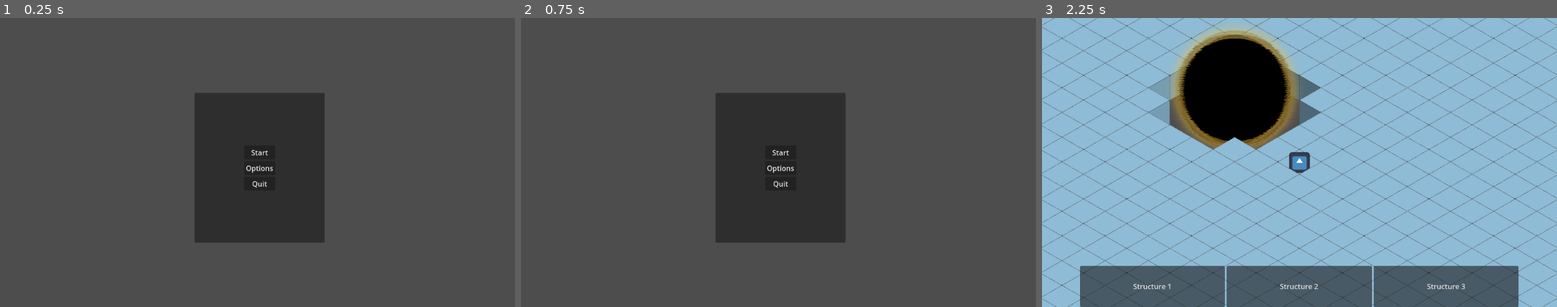
Above: before the commit, frames 1-3 (left to right).
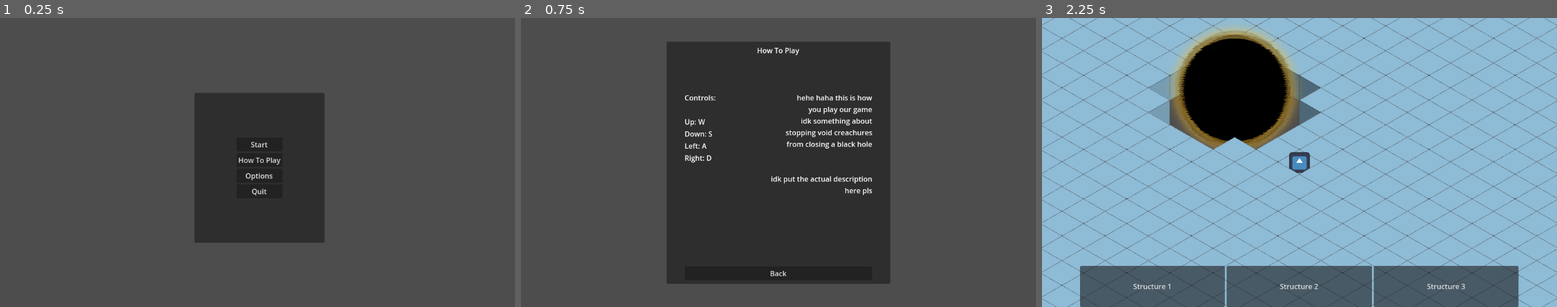
Above: after the commit, the same moments.

Repository: jkostello/Godot-Wild-Jam-69
Game: Godot game, scene res://UI/start_menu.tscn
Same seed, same stepped clock (60 frames per second), same inputs: the game is played once before the commit and once after it. This scene is started directly instead of the project's main scene. The engine's default icon, where the game draws it, is replaced by a stand-in: a white triangle on a blue panel in a dark square.
Inputs (mouse positions are in pixels of both pictures, inside the frame that each line leads up to):
- Up to frame 1 (0.25 s): no input
- Up to frame 2 (0.75 s): click (778, 159) at 0.5 s, where only the run after the commit has a clickable "How To Play"
- Up to frame 3 (2.25 s): click (1299, 272) at 1.25 s, where only the run after the commit has a clickable "Back"; click "Start" at 2 s

The runs differ from the first frame. In frame 1, 0.3% of the frame differs, in the area x 46-55%, y 42-62%; in frame 2, 24%, in the area x 28-72%, y 8-92%; in frame 3, nothing differs.

Commit message:
Updated How To Play
Updated how to play screen, made functional, commented code

Diff:
--- /dev/null
+++ b/UI/how_to_play.gd
@@ -0,0 +1,12 @@
+extends Control
+
+func _ready():
+	update_controls()
+
+# Called when scene is shown
+# Ensures controls are displayed properly
+func update_controls():
+	%upLabel.text = "Up: " + InputMap.action_get_events("up")[0].as_text().trim_suffix(" (Physical)")
+	%downLabel.text = "Down: " + InputMap.action_get_events("down")[0].as_text().trim_suffix(" (Physical)")
+	%leftLabel.text = "Left: " + InputMap.action_get_events("left")[0].as_text().trim_suffix(" (Physical)")
+	%rightLabel.text = "Right: " + InputMap.action_get_events("right")[0].as_text().trim_suffix(" (Physical)")
--- a/UI/how_to_play.tscn
+++ b/UI/how_to_play.tscn
@@ -1,9 +1,116 @@
-[gd_scene format=3 uid="uid://bg3hqbij4tfk6"]
+[gd_scene load_steps=2 format=3 uid="uid://bg3hqbij4tfk6"]
 
-[node name="Control" type="Control"]
+[ext_resource type="Script" path="res://UI/how_to_play.gd" id="1_ii15c"]
+
+[node name="HowToPlay" type="Control"]
 layout_mode = 3
 anchors_preset = 15
 anchor_right = 1.0
 anchor_bottom = 1.0
 grow_horizontal = 2
 grow_vertical = 2
+script = ExtResource("1_ii15c")
+
+[node name="Panel" type="Panel" parent="."]
+layout_mode = 1
+anchors_preset = 8
+anchor_left = 0.5
+anchor_top = 0.5
+anchor_right = 0.5
+anchor_bottom = 0.5
+offset_left = -250.0
+offset_top = -271.5
+offset_right = 250.0
+offset_bottom = 271.5
+grow_horizontal = 2
+grow_vertical = 2
+
+[node name="MarginContainer" type="MarginContainer" parent="Panel"]
+layout_mode = 1
+anchors_preset = 15
+anchor_right = 1.0
+anchor_bottom = 1.0
+grow_horizontal = 2
+grow_vertical = 2
+theme_override_constants/margin_left = 40
+theme_override_constants/margin_top = 8
+theme_override_constants/margin_right = 40
+theme_override_constants/margin_bottom = 8
+
+[node name="VBoxContainer" type="VBoxContainer" parent="Panel/MarginContainer"]
+layout_mode = 2
+
+[node name="TitleLabel" type="Label" parent="Panel/MarginContainer/VBoxContainer"]
+layout_mode = 2
+size_flags_horizontal = 4
+size_flags_vertical = 0
+text = "How To Play"
+
+[node name="Spacer" type="Label" parent="Panel/MarginContainer/VBoxContainer"]
+layout_mode = 2
+text = "
+
+
+"
+
+[node name="HBoxContainer" type="HBoxContainer" parent="Panel/MarginContainer/VBoxContainer"]
+layout_mode = 2
+
+[node name="controlsContainer" type="VBoxContainer" parent="Panel/MarginContainer/VBoxContainer/HBoxContainer"]
+layout_mode = 2
+
+[node name="Controls" type="Label" parent="Panel/MarginContainer/VBoxContainer/HBoxContainer/controlsContainer"]
+layout_mode = 2
+text = "Controls:"
+
+[node name="Spacer" type="Label" parent="Panel/MarginContainer/VBoxContainer/HBoxContainer/controlsContainer"]
+layout_mode = 2
+
+[node name="upLabel" type="Label" parent="Panel/MarginContainer/VBoxContainer/HBoxContainer/controlsContainer"]
+unique_name_in_owner = true
+layout_mode = 2
+text = "Up: W"
+
+[node name="downLabel" type="Label" parent="Panel/MarginContainer/VBoxContainer/HBoxContainer/controlsContainer"]
+unique_name_in_owner = true
+layout_mode = 2
+text = "Down: S"
+
+[node name="leftLabel" type="Label" parent="Panel/MarginContainer/VBoxContainer/HBoxContainer/controlsContainer"]
+unique_name_in_owner = true
+layout_mode = 2
+text = "Left: A
+"
+
+[node name="rightLabel" type="Label" parent="Panel/MarginContainer/VBoxContainer/HBoxContainer/controlsContainer"]
+unique_name_in_owner = true
+layout_mode = 2
+text = "Right: D"
+
+[node name="Spacer" type="Control" parent="Panel/MarginContainer/VBoxContainer/HBoxContainer"]
+layout_mode = 2
+size_flags_horizontal = 3
+
+[node name="descriptionContainer" type="VBoxContainer" parent="Panel/MarginContainer/VBoxContainer/HBoxContainer"]
+layout_mode = 2
+
+[node name="Description" type="Label" parent="Panel/MarginContainer/VBoxContainer/HBoxContainer/descriptionContainer"]
+layout_mode = 2
+text = "hehe haha this is how
+you play our game
+idk something about
+stopping void creachures
+from closing a black hole
+
+
+idk put the actual description
+here pls"
+horizontal_alignment = 2
+
+[node name="Spacer2" type="Control" parent="Panel/MarginContainer/VBoxContainer"]
+layout_mode = 2
+size_flags_vertical = 3
+
+[node name="BackButton" type="Button" parent="Panel/MarginContainer/VBoxContainer"]
+layout_mode = 2
+text = "Back"
--- a/UI/start_menu.gd
+++ b/UI/start_menu.gd
@@ -1,24 +1,40 @@
 extends Control
 
 @onready var optionsBackButton = get_node("Options/PanelContainer/MarginContainer/VBoxContainer/BackButton")
+@onready var playBackButton = get_node("HowToPlay/Panel/MarginContainer/VBoxContainer/BackButton")
 
 # Hide options on start
 func _ready():
 	$Options.hide()
+	$HowToPlay.hide()
 	optionsBackButton.pressed.connect(_on_options_back_button_pressed)
+	playBackButton.pressed.connect(_on_play_back_button_pressed)
 
 # Change to main level
 func _on_start_pressed():
 	get_tree().change_scene_to_file("res://test_1.tscn")
 
-#
+# Update control text, show how to play screen
+func _on_how_to_play_pressed():
+	$HowToPlay.update_controls()
+	$HowToPlay.show()
+	$MainPanel.hide()
+
+# Show options screen
 func _on_options_pressed():
 	$Options.show()
 	$MainPanel.hide()
 
+# Quit game
 func _on_quit_pressed():
 	get_tree().quit()
 
+# Hide options screen, show main screen
 func _on_options_back_button_pressed():
 	$Options.hide()
 	$MainPanel.show()
+
+# Hide how to play screen, show main screen
+func _on_play_back_button_pressed():
+	$HowToPlay.hide()
+	$MainPanel.show()
--- a/UI/start_menu.tscn
+++ b/UI/start_menu.tscn
@@ -1,7 +1,8 @@
-[gd_scene load_steps=3 format=3 uid="uid://qgmj66fv55ig"]
+[gd_scene load_steps=4 format=3 uid="uid://qgmj66fv55ig"]
 
 [ext_resource type="Script" path="res://UI/start_menu.gd" id="1_bwnhk"]
 [ext_resource type="PackedScene" uid="uid://d2ypbvp32opvk" path="res://UI/options.tscn" id="2_ui3rd"]
+[ext_resource type="PackedScene" uid="uid://bg3hqbij4tfk6" path="res://UI/how_to_play.tscn" id="3_bfi3k"]
 
 [node name="MainMenu" type="Control"]
 layout_mode = 3
@@ -13,6 +14,9 @@
 script = ExtResource("1_bwnhk")
 
 [node name="Options" parent="." instance=ExtResource("2_ui3rd")]
+layout_mode = 1
+
+[node name="HowToPlay" parent="." instance=ExtResource("3_bfi3k")]
 layout_mode = 1
 
 [node name="MainPanel" type="Panel" parent="."]
@@ -46,6 +50,10 @@
 layout_mode = 2
 text = "Start"
 
+[node name="HowToPlay" type="Button" parent="MainPanel/VBoxContainer"]
+layout_mode = 2
+text = "How To Play"
+
 [node name="Options" type="Button" parent="MainPanel/VBoxContainer"]
 layout_mode = 2
 text = "Options
@@ -57,5 +65,6 @@
 "
 
 [connection signal="pressed" from="MainPanel/VBoxContainer/Start" to="." method="_on_start_pressed"]
+[connection signal="pressed" from="MainPanel/VBoxContainer/HowToPlay" to="." method="_on_how_to_play_pressed"]
 [connection signal="pressed" from="MainPanel/VBoxContainer/Options" to="." method="_on_options_pressed"]
 [connection signal="pressed" from="MainPanel/VBoxContainer/Quit" to="." method="_on_quit_pressed"]
